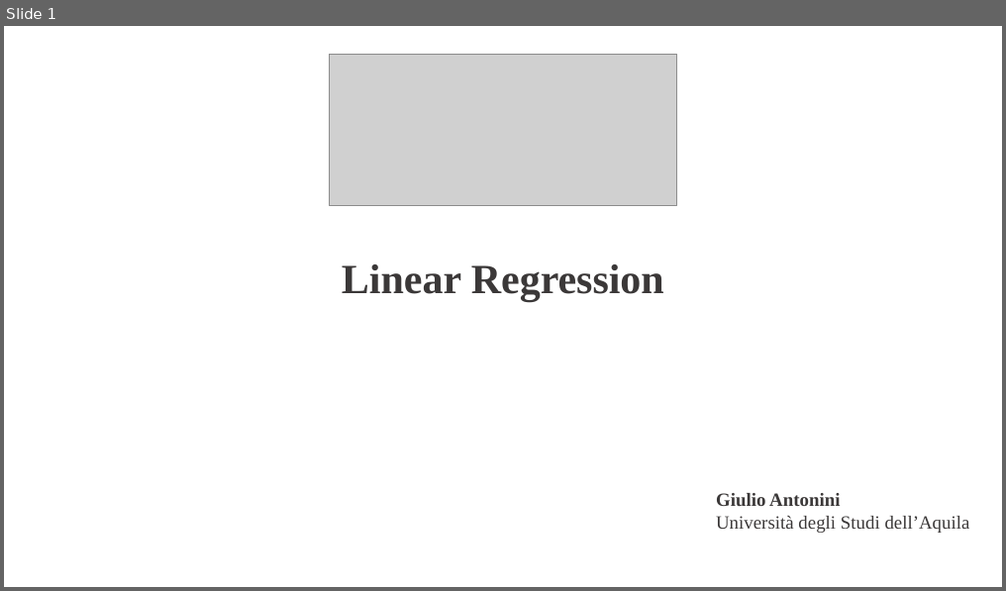
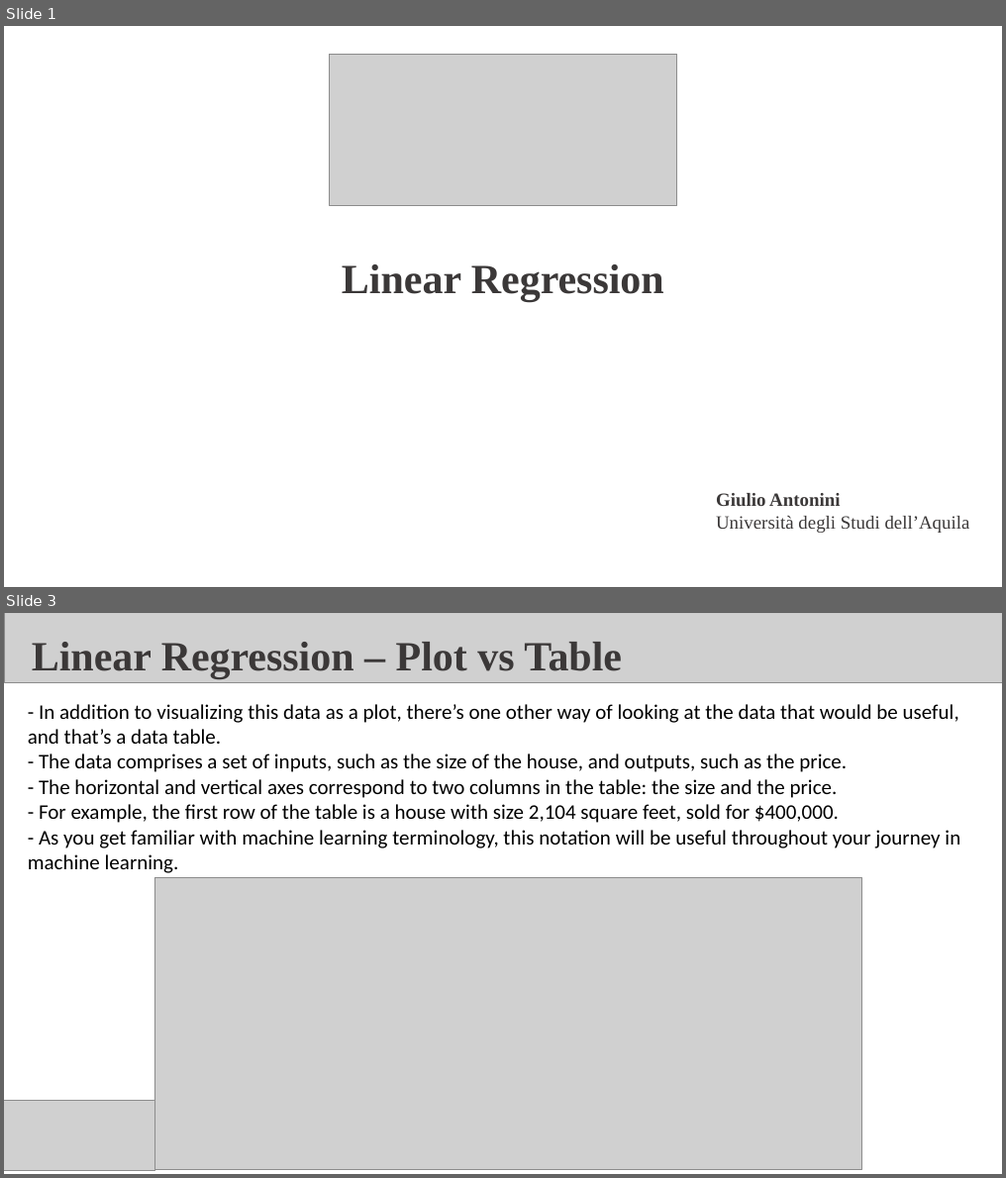
Before and after one commit to fabioantonini/introduction-machine-learning-for-engineers, a slide deck: Lectures/LinearRegression/Slides/LinearRegression.ppt. Shown one above the other, each under a label of ours: slide 1 before the commit, slides 1 and 3 after it; the slides between them are not shown. The pictures are 1006x591 and 1006x1178 pixels, drawn with LibreOffice and Linux fonts; fonts in the diff are those of the drawing; grey boxes stand for pictures; background and template pictures are left out. Boxes give left, top, right and bottom in pixels: in the first picture for what was removed or moved away, otherwise in the second. Text is boxed around its words. In the diff, an @@ line names an element or a change of style, - is before the commit and + after.

```diff
--- a/Lectures/LinearRegression/Slides/LinearRegression.ppt
+++ b/Lectures/LinearRegression/Slides/LinearRegression.ppt
@@ slide 3 added at box(4, 613, 1002, 1174), background #FFFFFF @@
@@ picture added at box(5, 613, 1002, 682) @@
@@ text added at box(32, 642, 622, 678), 40 pt, text #3B3838, bold @@
+Linear Regression – Plot vs Table
@@ text added at box(28, 704, 960, 873), 20 pt, text #000000 @@
+- In addition to visualizing this data as a plot, there’s one other way of looking at the data that would be useful, and that’s a data table.
+- The data comprises a set of inputs, such as the size of the house, and outputs, such as the price.
+- The horizontal and vertical axes correspond to two columns in the table: the size and the price.
+- For example, the first row of the table is a house with size 2,104 square feet, sold for $400,000.
+- As you get familiar with machine learning terminology, this notation will be useful throughout your journey in machine learning.
@@ picture added at box(154, 877, 861, 1169) @@
@@ picture added at box(4, 1100, 154, 1170) @@
```
Also in this commit, not shown: 1 slide changed, 20 other slides added, 1 slide removed, 23 other files.
